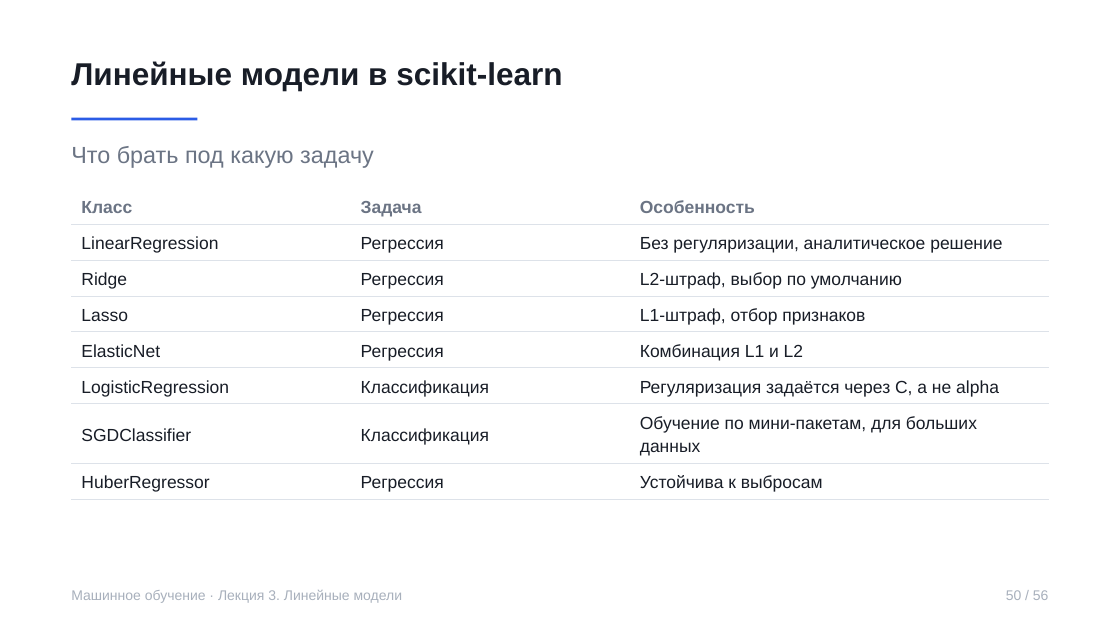
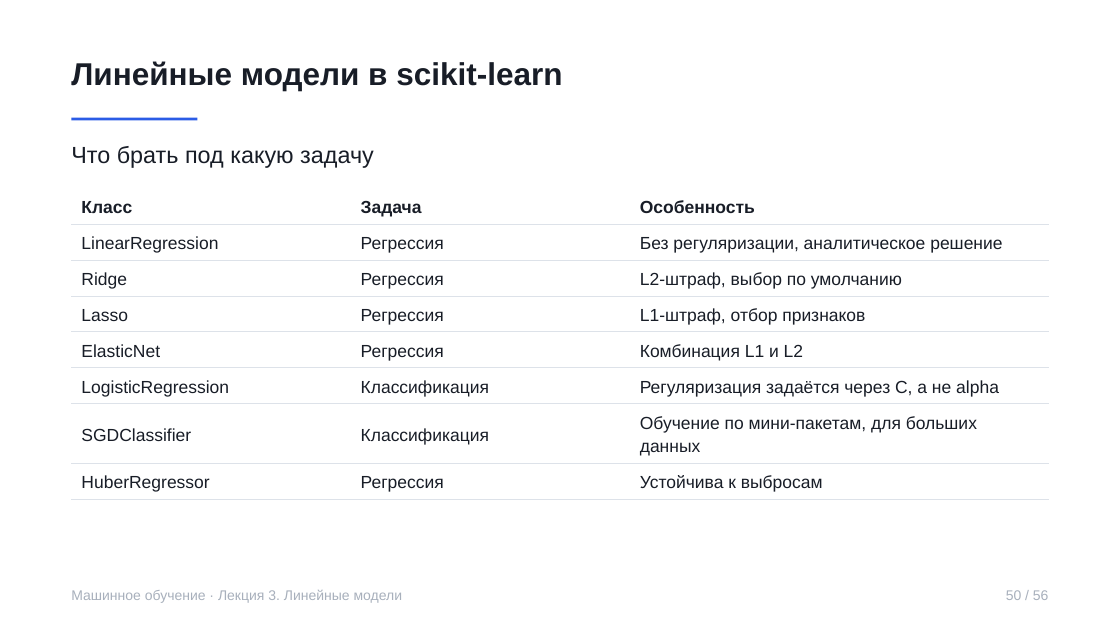
Before and after one commit to rustam-azimov/ml-course-spbu, a slide deck: slide 50 of lectures/lecture03.pptx. Drawn at 1120x630 pixels with LibreOffice and Linux fonts; fonts in the diff are those of the drawing. Boxes give left, top, right and bottom in pixels: in the first picture for what was removed or moved away, otherwise in the second. Text is boxed around its words. In the diff, an @@ line names an element or a change of style, - is before the commit and + after.

```diff
--- a/lectures/lecture03.pptx
+++ b/lectures/lecture03.pptx
@@ text "Что брать под какую задачу" at box(71, 146, 374, 168): text colour #6B7484 to #181D27 @@
@@ table at box(71, 188, 1049, 496) @@
@@ text colour #6B7484 to #181D27 in "Класс", "Задача", "Особенность" @@
```
Also in this commit, not shown: 49 other slides changed, 5 other files.
